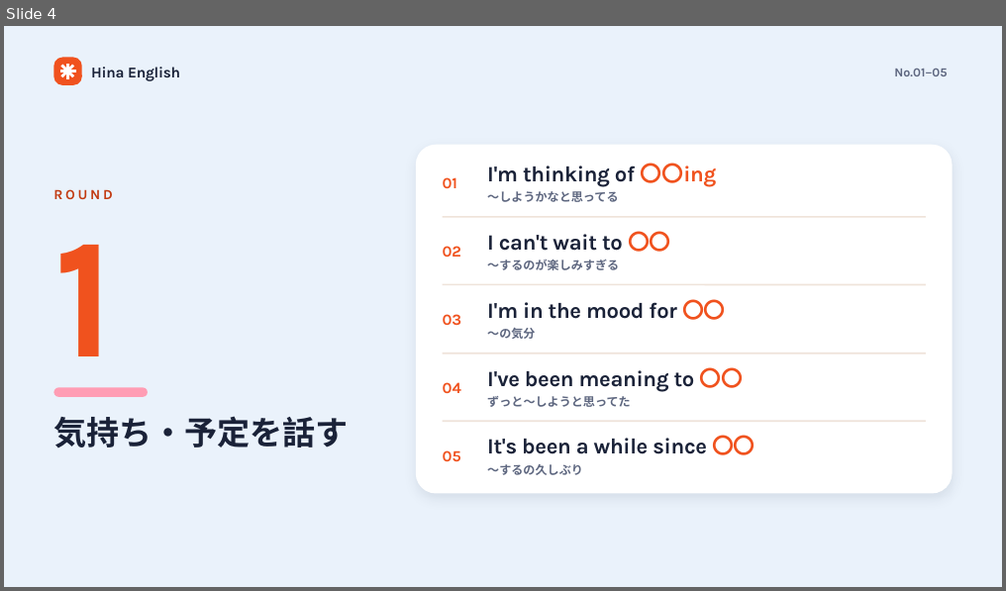
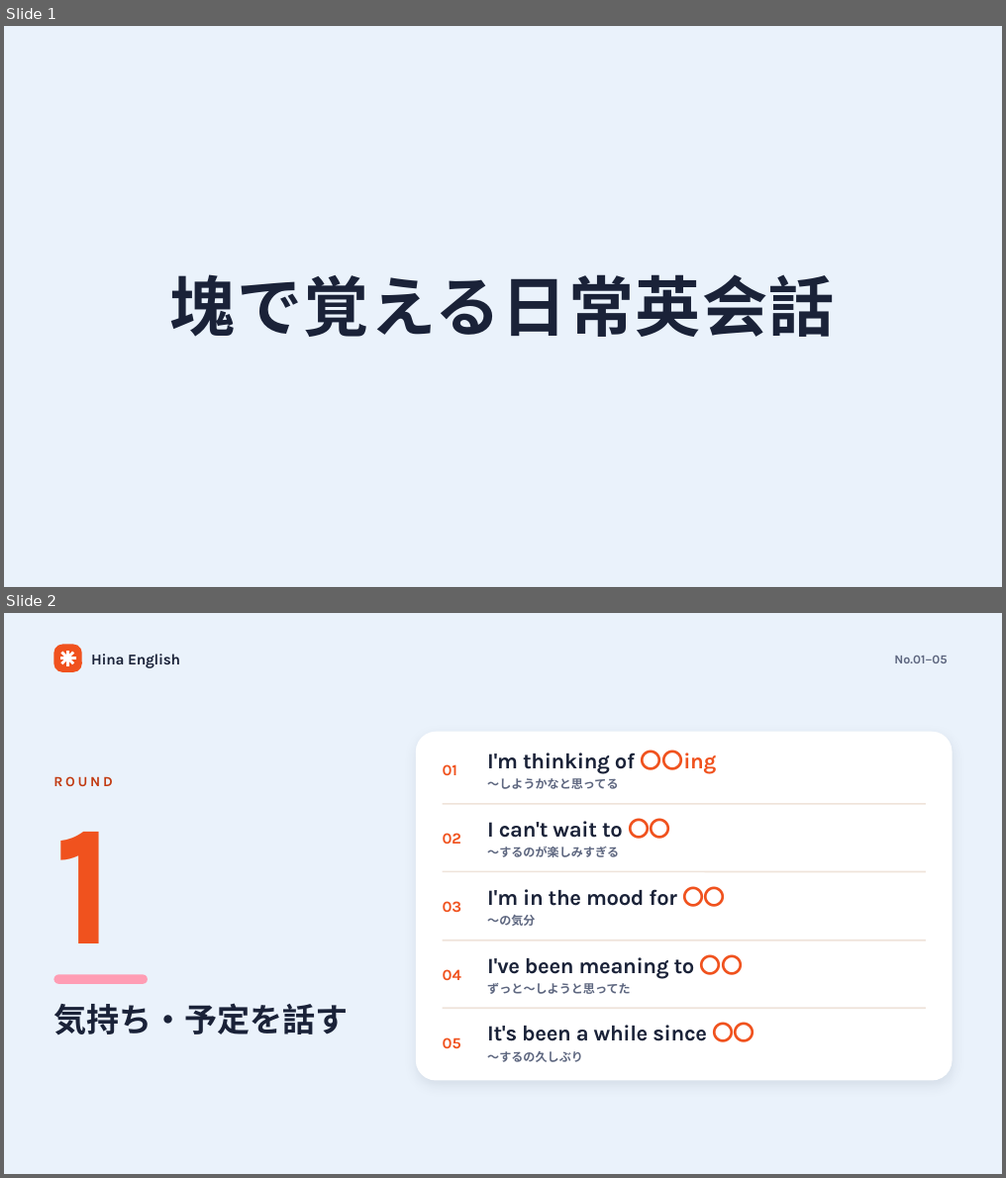
Before and after one commit to hinakajisaki-dev/hina-english, a slide deck: live/daily-phrases-part2/daily-phrases-part2.pptx. Shown one above the other, each under a label of ours: slide 4 before the commit, slides 1 and 2 after it. The pictures are 1006x591 and 1006x1178 pixels, drawn with LibreOffice and Linux fonts; fonts in the diff are those of the drawing. Boxes give left, top, right and bottom in pixels: in the first picture for what was removed or moved away, otherwise in the second. Text is boxed around its words. In the diff, an @@ line names an element or a change of style, - is before the commit and + after.

```diff
--- a/live/daily-phrases-part2/daily-phrases-part2.pptx
+++ b/live/daily-phrases-part2/daily-phrases-part2.pptx
@@ slide 1 added at bbox=[4, 26, 1002, 587], background #EAF2FB @@
@@ text added at bbox=[170, 274, 835, 337], 63 pt, text #1A2238, bold @@
+塊で覚える日常英会話
@@ what was slide 4 is now slide 2 @@
```
Also in this commit, not shown: 20 slides changed, 3 slides removed, 6 other files.
